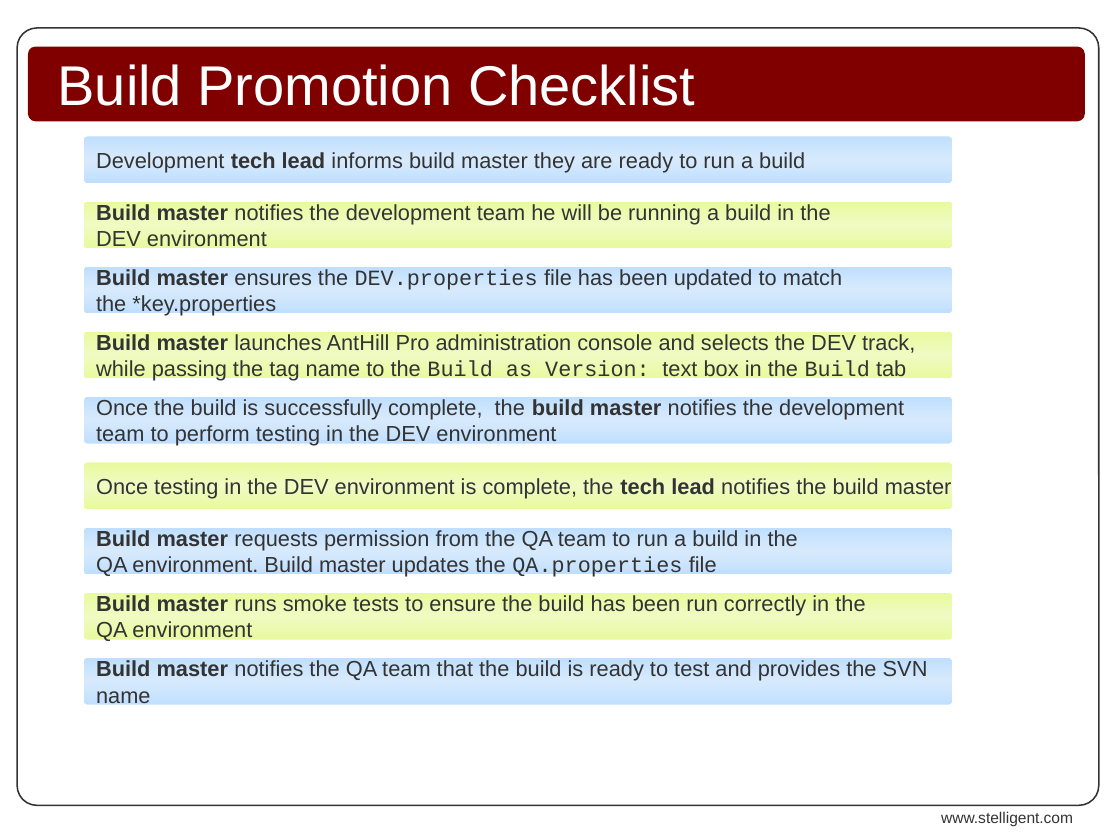
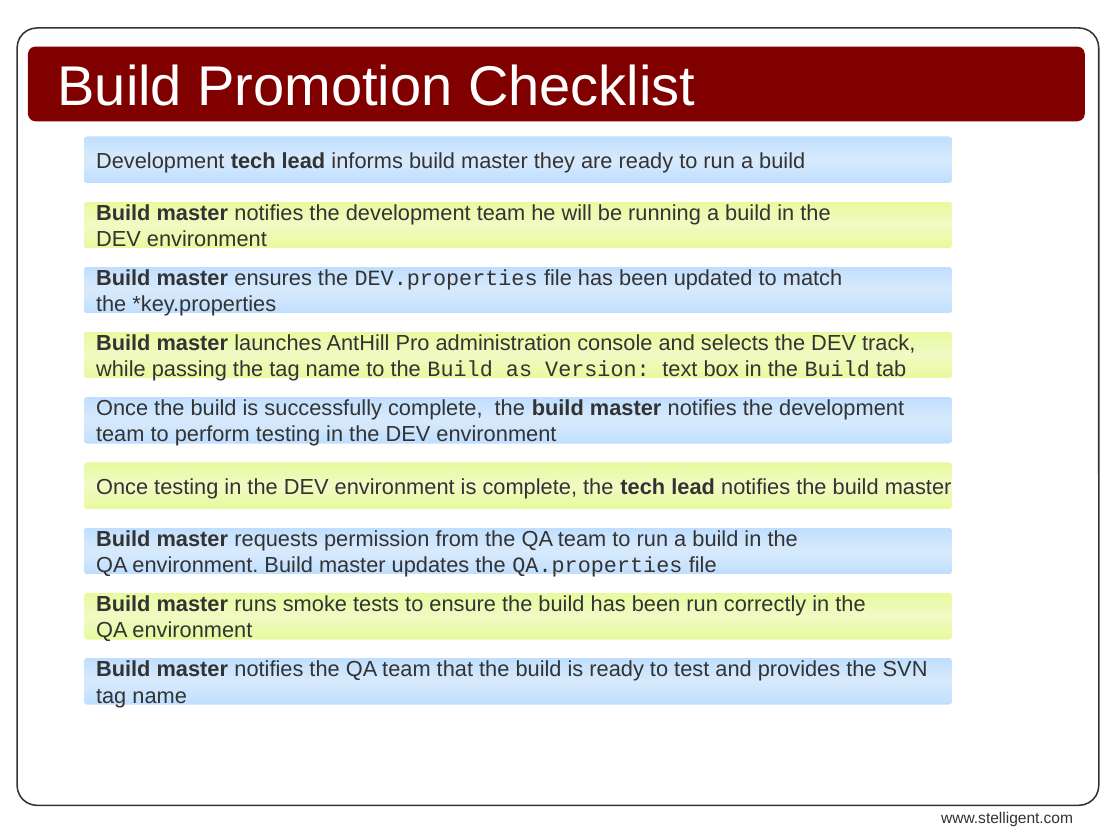
Before and after one commit to NCIP/caarray-docs, a slide deck: slide 1 of deployment/auto-remote-deploy/build-promotion-checklist-original.ppt. Drawn at 1120x840 pixels with LibreOffice and Linux fonts; fonts in the diff are those of the drawing; background and template pictures are left out. Boxes give left, top, right and bottom in pixels: in the first picture for what was removed or moved away, otherwise in the second. Text is boxed around its words. In the diff, an @@ line names an element or a change of style, - is before the commit and + after.

```diff
--- a/deployment/auto-remote-deploy/build-promotion-checklist-original.ppt
+++ b/deployment/auto-remote-deploy/build-promotion-checklist-original.ppt
@@ text in rounded rectangle at <box>96,689,187,707</box>: text changed @@
-name
+tag name
```
Also in this commit, not shown: 1 other file.
